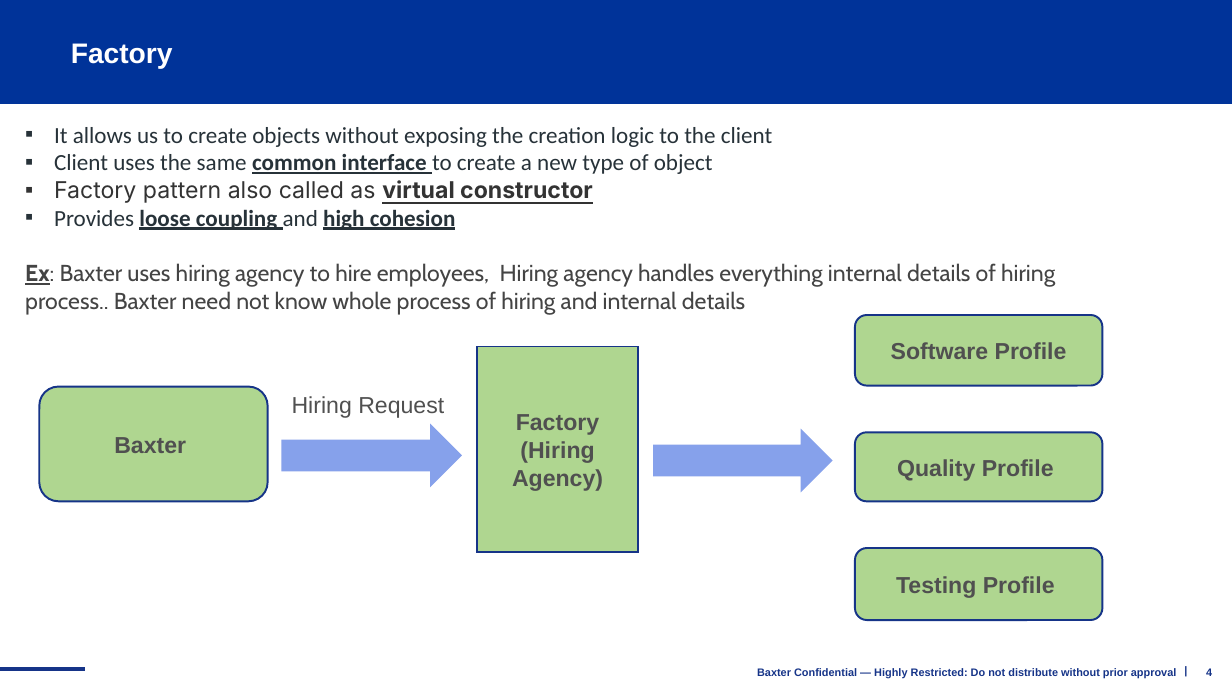
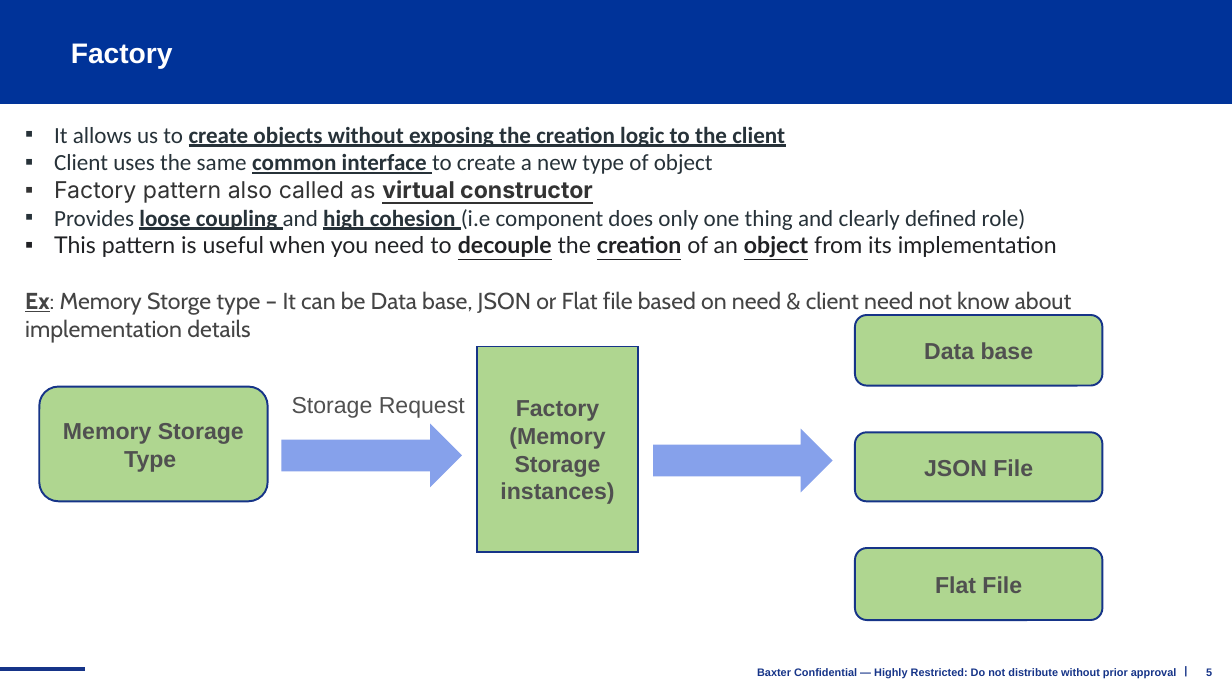
Before and after one commit to shidlingayya/DesignPatterns, a slide deck: slide 5 of C++ Design Patterns.pptx (slide 4 before the commit). Drawn at 1232x693 pixels with LibreOffice and Linux fonts; fonts in the diff are those of the drawing; background and template pictures are left out. Boxes give left, top, right and bottom in pixels: in the first picture for what was removed or moved away, otherwise in the second. Text is boxed around its words. In the diff, an @@ line names an element or a change of style, - is before the commit and + after.

```diff
--- a/C++ Design Patterns.pptx
+++ b/C++ Design Patterns.pptx
@@ text at box(54, 126, 785, 147): bold on, underline on in "create objects without exposing the creation logic ..." @@
@@ text at box(25, 209, 1071, 343): text changed @@
-▪ Provides loose coupling and high cohesion
-Ex: Baxter uses hiring agency to hire employees, Hiring agency handles everything internal details of hiring process.. Baxter need not know whole process of hiring and internal details
+▪ Provides loose coupling and high cohesion (i.e component does only one thing and clearly defined role)
+▪ This pattern is useful when you need to decouple the creation of an object from its implementation
+Ex: Memory Storge type – It can be Data base, JSON or Flat file based on need & client need not know about implementation details
@@ text in rounded rectangle at box(924, 342, 1034, 359): text changed @@
-Software Profile
+Data base
@@ text at box(292, 397, 465, 418): text changed @@
-Hiring Request
+Storage Request
@@ text in rounded rectangle at box(63, 423, 244, 472): text changed @@
-Baxter
+Memory Storage Type
@@ text in rectangle at box(500, 427, 614, 504): text changed @@
-(Hiring Agency)
+(Memory Storage instances)
@@ text in rounded rectangle at box(924, 459, 1033, 476): text changed @@
-Quality Profile
+JSON File
@@ text in rounded rectangle at box(935, 576, 1022, 593): text changed @@
-Testing Profile
+Flat File
@@ page number at box(1206, 668, 1212, 679): text changed @@
-4
+5
```
Also in this commit, not shown: 11 other slides changed, 14 slides added, 1 slide removed.
